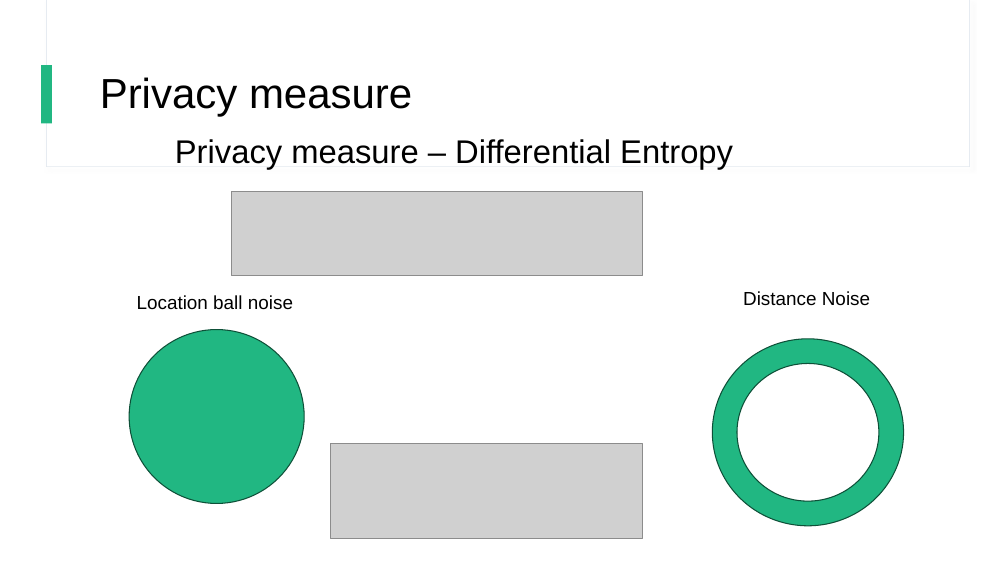
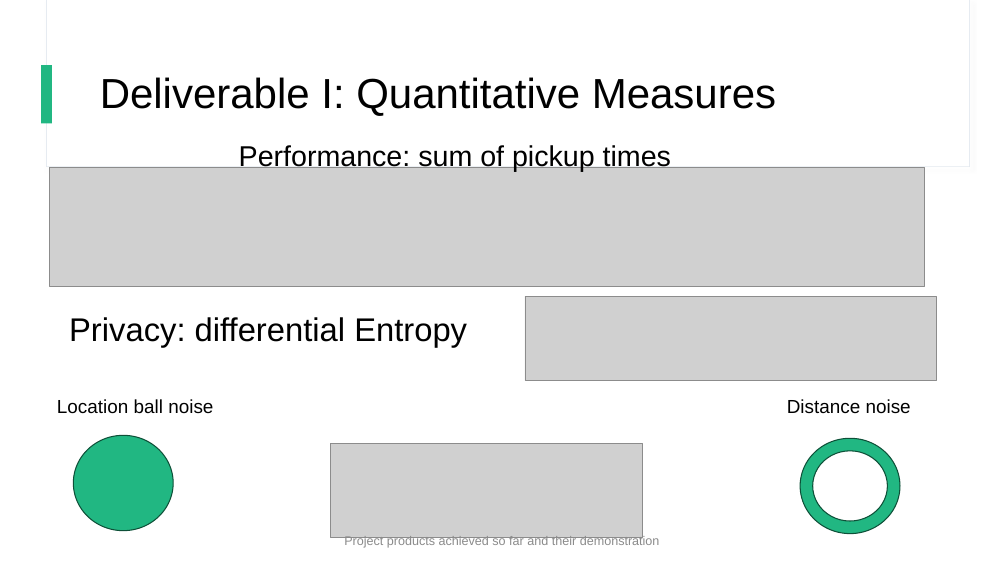
Before and after one commit to Yoni-Yaffe/DistribuPrivacyCore, a slide deck: slide 6 of מצגת אמצע.pptx (slide 7 before the commit). Drawn at 1008x567 pixels with LibreOffice and Linux fonts; fonts in the diff are those of the drawing; grey boxes stand for pictures. Boxes give left, top, right and bottom in pixels: in the first picture for what was removed or moved away, otherwise in the second. Text is boxed around its words. In the diff, an @@ line names an element or a change of style, - is before the commit and + after.

```diff
--- a/מצגת אמצע.pptx
+++ b/מצגת אמצע.pptx
@@ title at (x1=100, y1=77, x2=776, y2=116): text changed @@
-Privacy measure
+Deliverable I: Quantitative Measures
@@ text added at (x1=239, y1=145, x2=671, y2=171), 27.3 pt, text #000000 @@
+Performance: sum of pickup times
@@ picture added at (x1=50, y1=168, x2=925, y2=287) @@
@@ picture moved from (x1=231, y1=191, x2=643, y2=276) to (x1=525, y1=296, x2=936, y2=381) @@
@@ text at (x1=69, y1=317, x2=467, y2=348): text changed @@
-Privacy measure – Differential Entropy
+Privacy: differential Entropy
@@ text "Location ball noise" moved from (x1=137, y1=295, x2=293, y2=310) to (x1=57, y1=399, x2=213, y2=414) @@
@@ text at (x1=787, y1=399, x2=911, y2=414): text changed @@
-Distance Noise
+Distance noise
@@ ellipse resized from (x1=129, y1=330, x2=305, y2=504) to (x1=73, y1=436, x2=173, y2=531) @@
@@ donut resized from (x1=712, y1=339, x2=904, y2=526) to (x1=800, y1=439, x2=900, y2=534) @@
@@ text added at (x1=344, y1=535, x2=660, y2=548), 12 pt, text #8C8C8C @@
+Project products achieved so far and their demonstration
```
Also in this commit, not shown: 7 other slides changed, 1 slide added, 1 slide removed.
